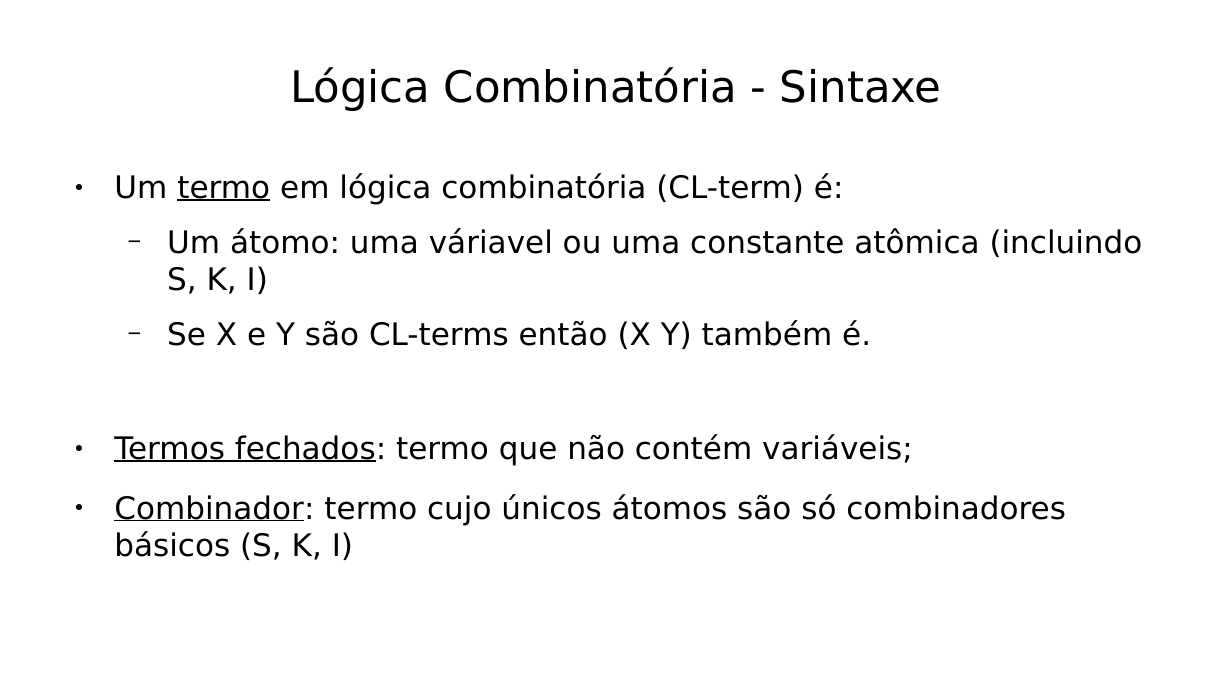
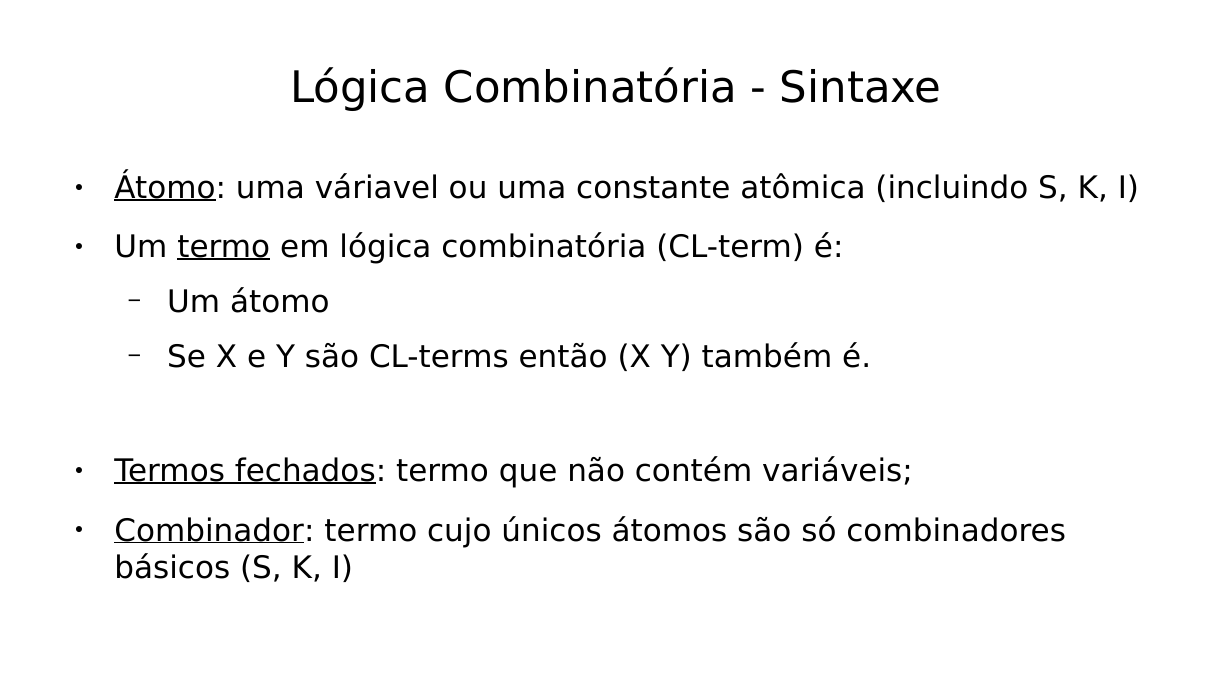
Before and after one commit to hlah/teoria_da_computacao, a slide deck: slide 7 of pesquisa/slides.odp (slide 6 before the commit). Drawn at 1232x693 pixels with LibreOffice and Linux fonts; fonts in the diff are those of the drawing. Boxes give left, top, right and bottom in pixels: in the first picture for what was removed or moved away, otherwise in the second. Text is boxed around its words. In the diff, an @@ line names an element or a change of style, - is before the commit and + after.

```diff
--- a/pesquisa/slides.odp
+++ b/pesquisa/slides.odp
@@ text at [114,173,1139,202]: paragraph added @@
+● Átomo: uma váriavel ou uma constante atômica (incluindo S, K, I)
@@ text at [167,287,330,313]: text changed @@
-  − Um átomo: uma váriavel ou uma constante atômica (incluindo S, K, I)
+  − Um átomo
```
Also in this commit, not shown: 3 other slides changed, 2 slides added, 1 slide removed.
